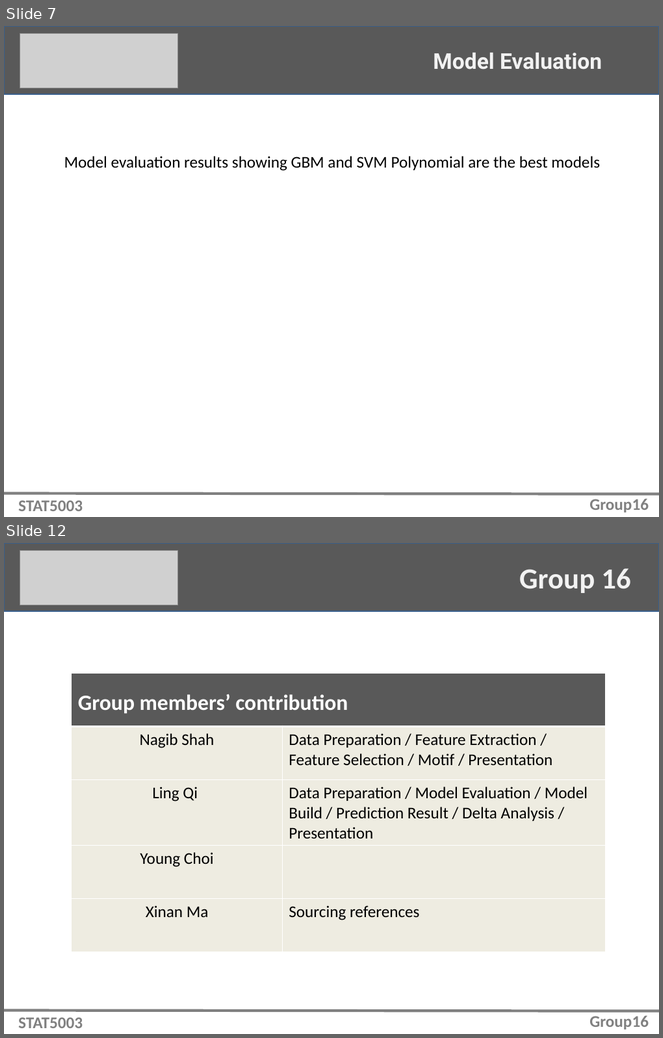
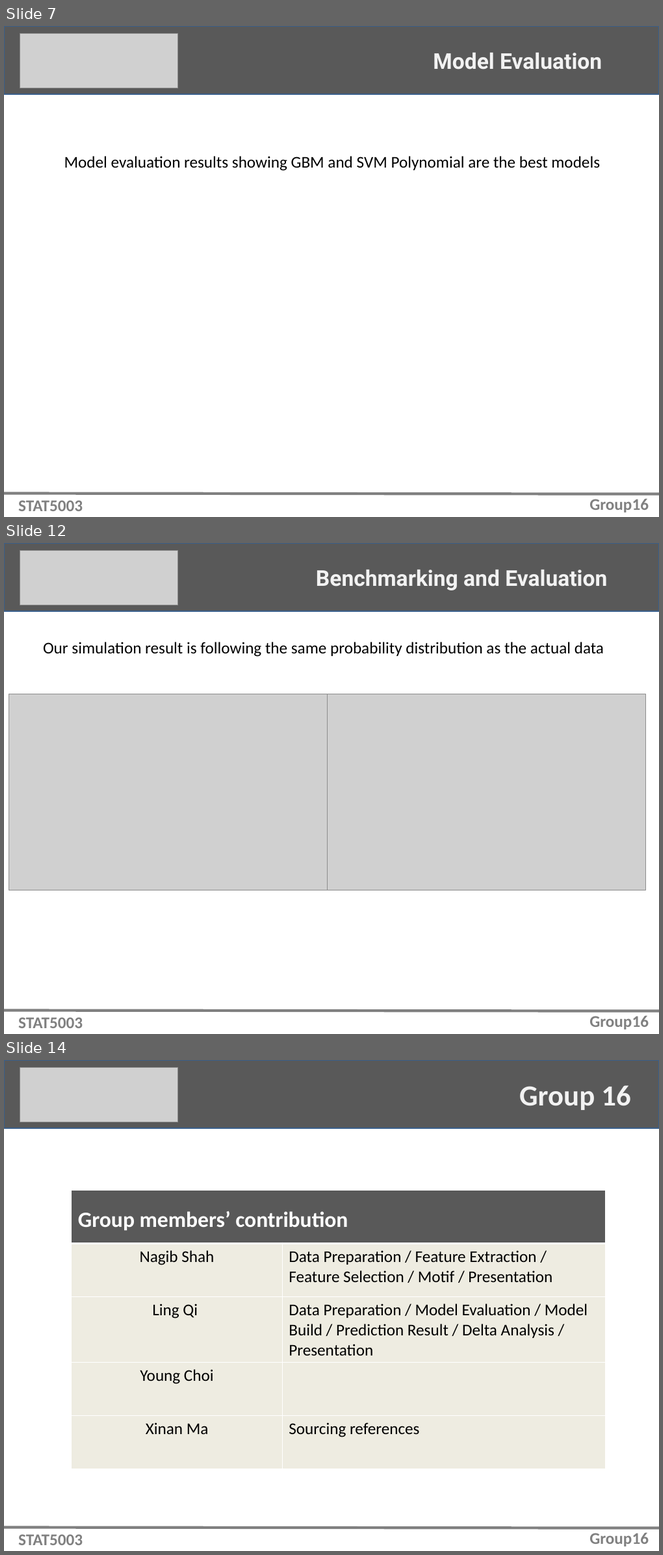
Before and after one commit to nagibshah/predicting-novel-kinase-substrates, a slide deck: Assignment2_Slides_LingVersion.pptx. Shown one above the other, each under a label of ours: slides 7 and 12 before the commit, slides 7, 12 and 14 after it; the slides between them are not shown. The pictures are 663x1038 and 663x1555 pixels, drawn with LibreOffice and Linux fonts; fonts in the diff are those of the drawing; grey boxes stand for pictures. Boxes give left, top, right and bottom in pixels: in the first picture for what was removed or moved away, otherwise in the second. Text is boxed around its words. In the diff, an @@ line names an element or a change of style, - is before the commit and + after.

Commit message:
Ling - slides 8-13

```diff
--- a/Assignment2_Slides_LingVersion.pptx
+++ b/Assignment2_Slides_LingVersion.pptx
@@ slide 12 added at <box>4,543,659,1034</box>, background #FFFFFF @@
@@ rectangle added at <box>4,543,659,611</box>, fill #595959, outline #3A5F8C 2 pt @@
@@ picture added at <box>20,551,178,605</box> @@
@@ text added at <box>316,570,607,590</box>, 24 pt, text #F2F2F2, bold @@
+Benchmarking and Evaluation
@@ text added at <box>43,642,604,657</box>, 18 pt, text #000000 @@
+Our simulation result is following the same probability distribution as the actual data
@@ picture added at <box>9,694,327,890</box> @@
@@ picture added at <box>327,694,646,890</box> @@
@@ line added from (4, 1011) to (659, 1012), #808080 3 pt @@
@@ text added at <box>18,1017,83,1029</box>, 18 pt, text #808080, bold @@
+STAT5003
@@ text added at <box>590,1016,649,1030</box>, 18 pt, text #808080, bold @@
+Group16
@@ what was slide 12 is now slide 14 @@
```
Also in this commit, not shown: 1 slide changed, 4 other slides added, 3 slides removed.
